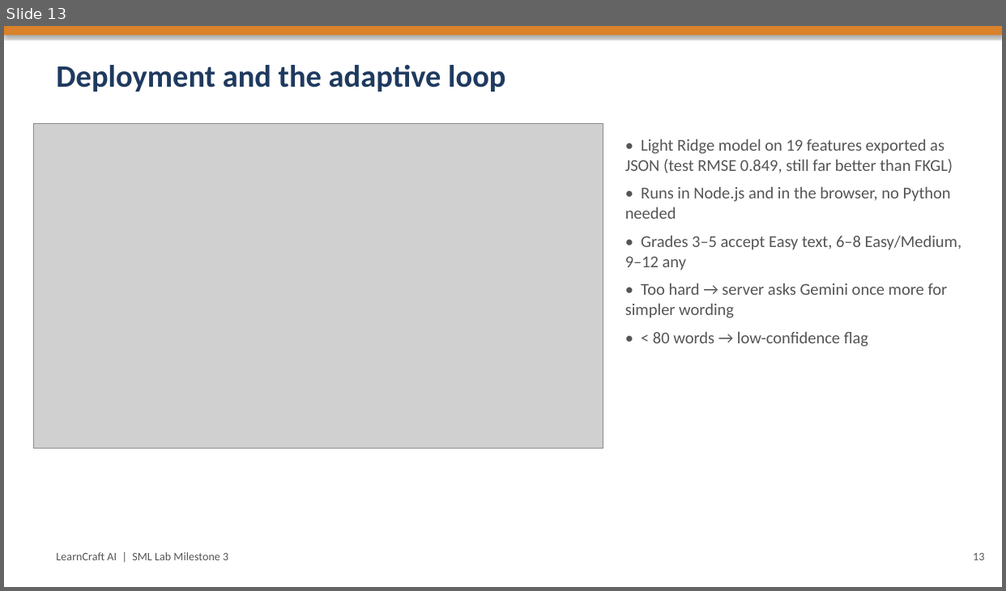
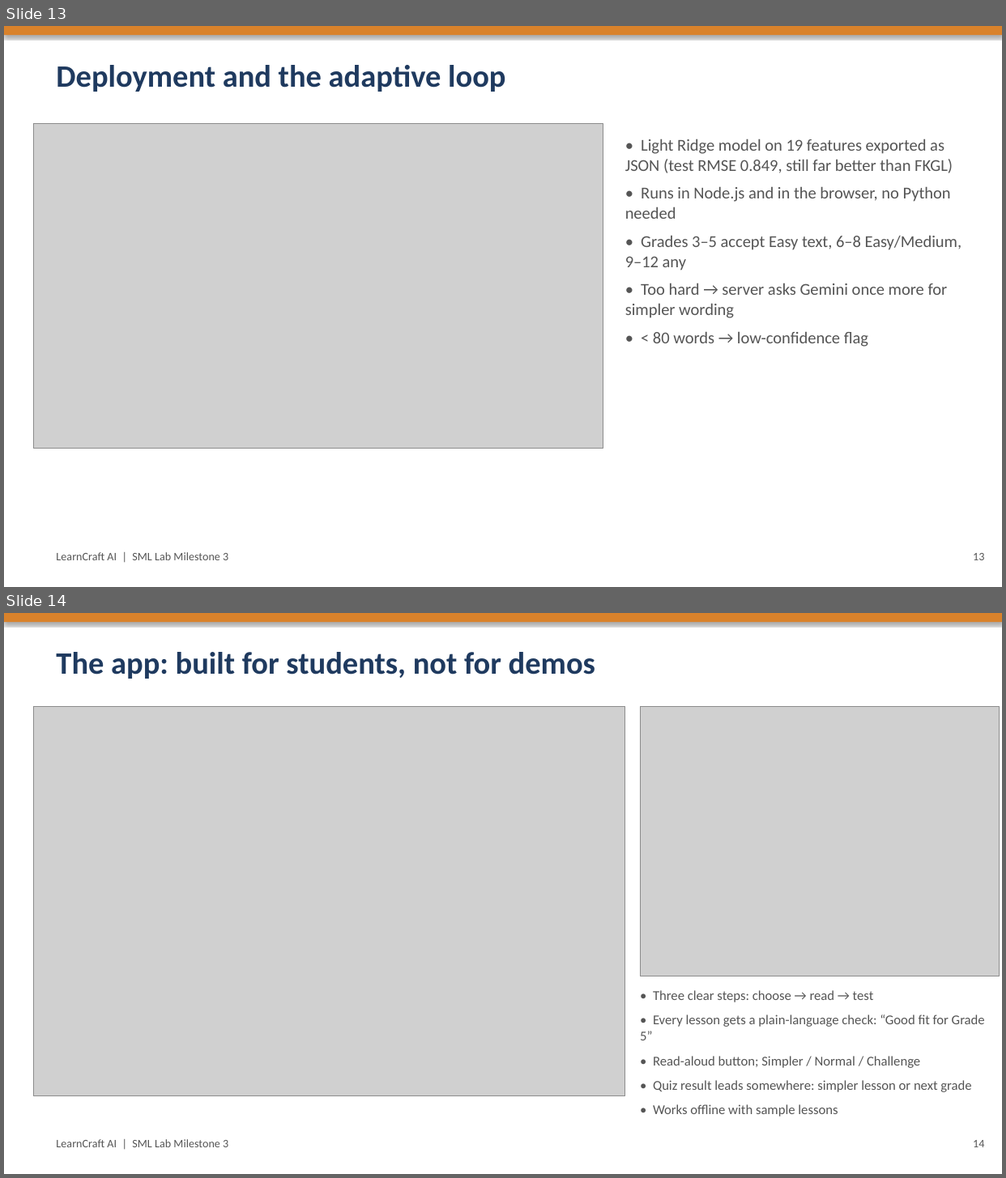
Before and after one commit to vishwassingh7771-cloud/learncraft-sml, a slide deck: LearnCraft_AI_Final_Presentation.pptx. Shown one above the other, each under a label of ours: slide 13 before the commit, slides 13 and 14 after it. The pictures are 1006x591 and 1006x1178 pixels, drawn with LibreOffice and Linux fonts; fonts in the diff are those of the drawing; grey boxes stand for pictures. Boxes give left, top, right and bottom in pixels: in the first picture for what was removed or moved away, otherwise in the second. Text is boxed around its words. In the diff, an @@ line names an element or a change of style, - is before the commit and + after.

```diff
--- a/LearnCraft_AI_Final_Presentation.pptx
+++ b/LearnCraft_AI_Final_Presentation.pptx
@@ slide 14 added at box(4, 613, 1002, 1174), background #FFFFFF @@
@@ rectangle added at box(4, 613, 1002, 622), fill #D9822B @@
@@ text added at box(56, 652, 595, 679), 30 pt, text #1F3A5F, bold @@
+The app: built for students, not for demos
@@ picture added at box(34, 707, 625, 1096) @@
@@ picture added at box(641, 707, 999, 976) @@
@@ text added at box(640, 990, 985, 1117), 13 pt, text #555555 @@
+• Three clear steps: choose → read → test
+• Every lesson gets a plain-language check: “Good fit for Grade 5”
+• Read-aloud button; Simpler / Normal / Challenge
+• Quiz result leads somewhere: simpler lesson or next grade
+• Works offline with sample lessons
@@ text added at box(56, 1139, 228, 1148), 11 pt, text #555555 @@
+LearnCraft AI | SML Lab Milestone 3
@@ text added at box(973, 1140, 984, 1148), 11 pt, text #555555 @@
+14
```
Also in this commit, not shown: 3 slides changed, 16 other files.
